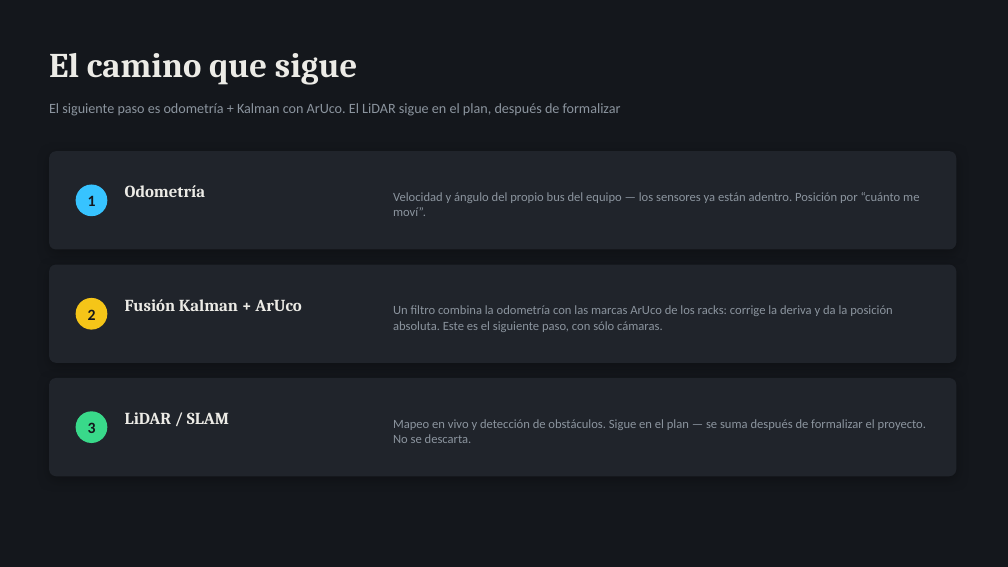
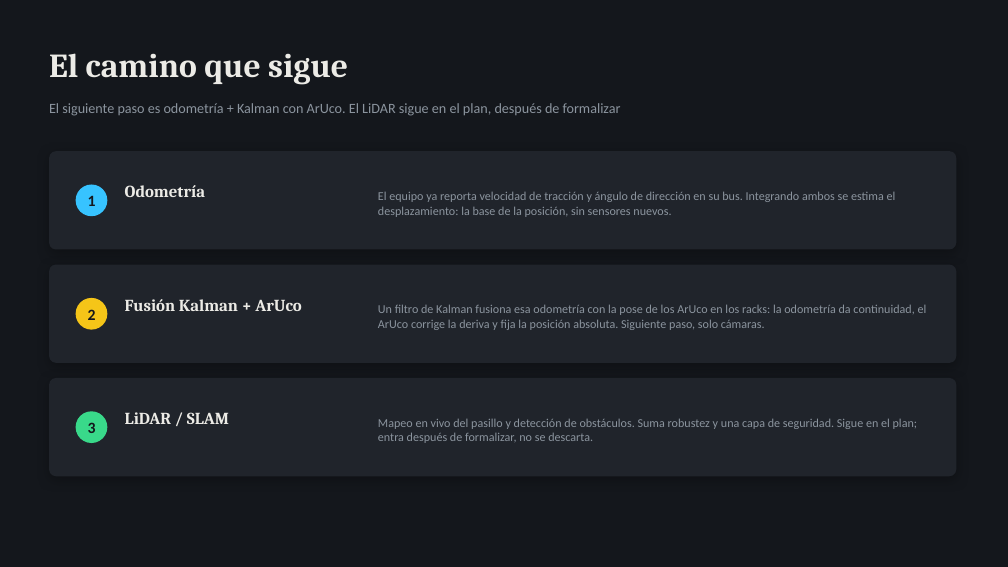
Before and after one commit to Rodzilla-TheCreator/tata, a slide deck: slide 13 of presentaciones/TaTa_Estado_y_Pedido_Omar.pptx (slide 9 before the commit). Drawn at 1008x567 pixels with LibreOffice and Linux fonts; fonts in the diff are those of the drawing. Boxes give left, top, right and bottom in pixels: in the first picture for what was removed or moved away, otherwise in the second. Text is boxed around its words. In the diff, an @@ line names an element or a change of style, - is before the commit and + after.

```diff
--- a/presentaciones/TaTa_Estado_y_Pedido_Omar.pptx
+++ b/presentaciones/TaTa_Estado_y_Pedido_Omar.pptx
@@ text "El camino que sigue" at box(49, 53, 348, 85): size 33 to 32 pt @@
@@ text at box(378, 191, 896, 217): text changed; size 12 to 11.5 pt @@
-Velocidad y ángulo del propio bus del equipo — los sensores ya están adentro. Posición por “cuánto me moví”.
+El equipo ya reporta velocidad de tracción y ángulo de dirección en su bus. Integrando ambos se estima el desplazamiento: la base de la posición, sin sensores nuevos.
@@ text at box(378, 304, 927, 330): text changed; size 12 to 11.5 pt @@
-Un filtro combina la odometría con las marcas ArUco de los racks: corrige la deriva y da la posición absoluta. Este es el siguiente paso, con sólo cámaras.
+Un filtro de Kalman fusiona esa odometría con la pose de los ArUco en los racks: la odometría da continuidad, el ArUco corrige la deriva y fija la posición absoluta. Siguiente paso, solo cámaras.
@@ text at box(378, 418, 917, 443): text changed; size 12 to 11.5 pt @@
-Mapeo en vivo y detección de obstáculos. Sigue en el plan — se suma después de formalizar el proyecto. No se descarta.
+Mapeo en vivo del pasillo y detección de obstáculos. Suma robustez y una capa de seguridad. Sigue en el plan; entra después de formalizar, no se descarta.
```
Also in this commit, not shown: 8 other slides changed, 8 slides added, 3 slides removed, 2 other files.
